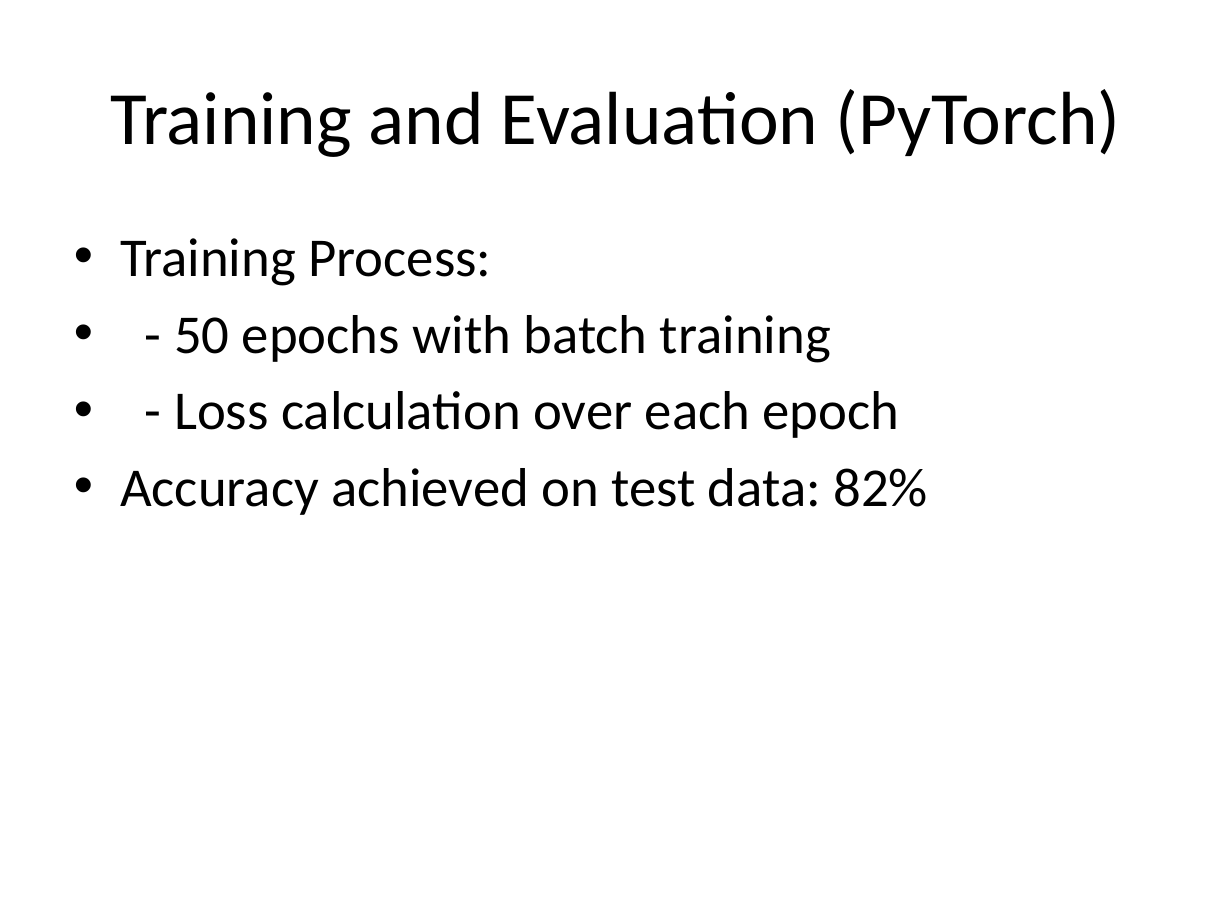
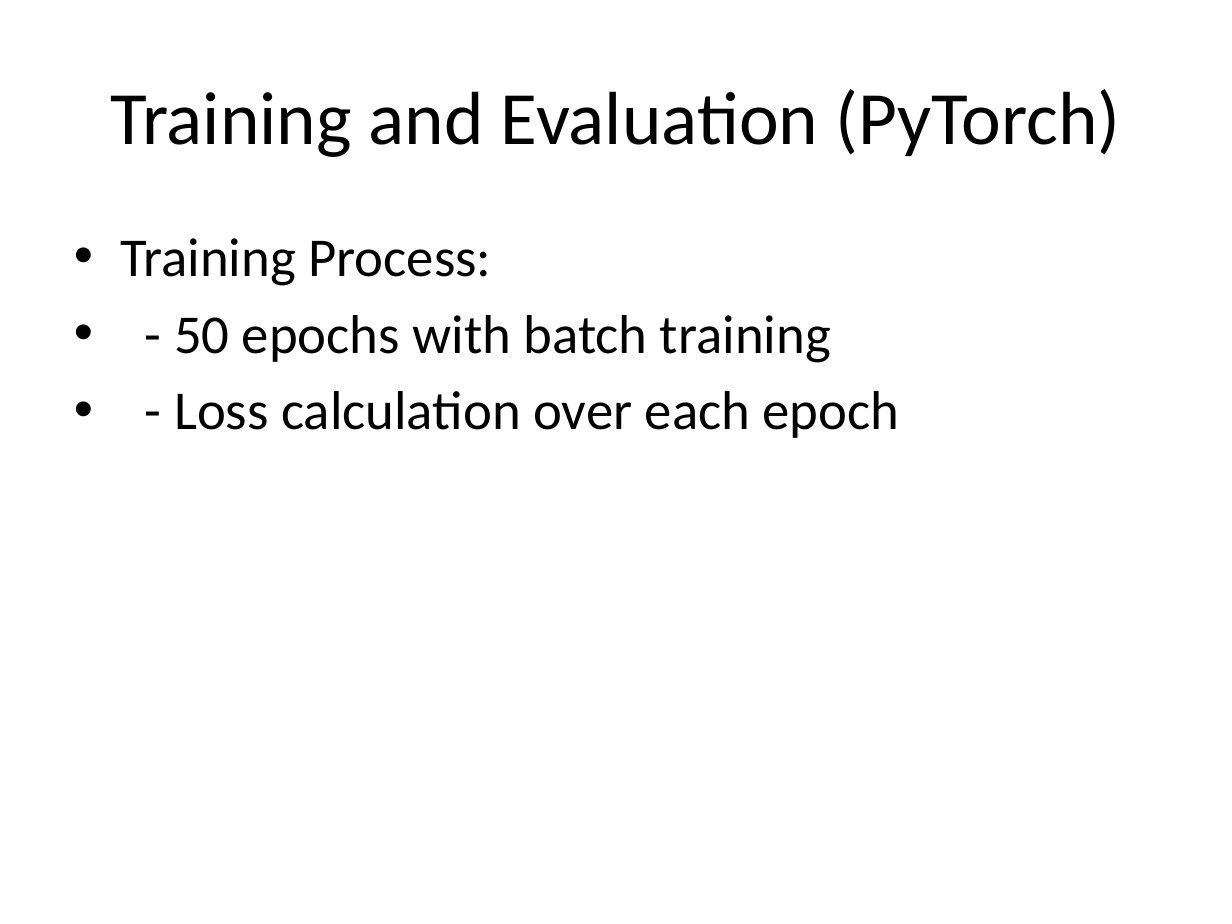
Before and after one commit to rdon11306/Final_Poject, a slide deck: slide 10 of Financial_Data_Analysis_Presentation.pptx (slide 8 before the commit). Drawn at 1232x924 pixels with LibreOffice and Linux fonts; fonts in the diff are those of the drawing. Boxes give left, top, right and bottom in pixels: in the first picture for what was removed or moved away, otherwise in the second. Text is boxed around its words. In the diff, an @@ line names an element or a change of style, - is before the commit and + after.

```diff
--- a/Financial_Data_Analysis_Presentation.pptx
+++ b/Financial_Data_Analysis_Presentation.pptx
@@ text at <box>120,468,928,515</box>: paragraph removed @@
-• Accuracy achieved on test data: 82%
```
Also in this commit, not shown: 4 other slides changed, 2 slides added.
